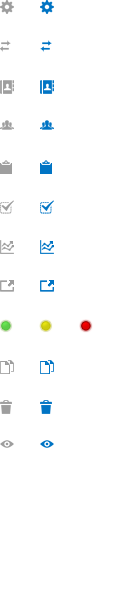
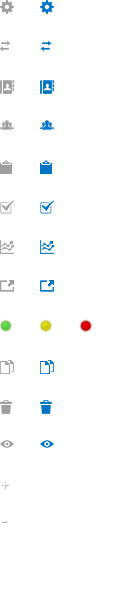
Before/after of a 140 x 600 layered artwork. What changed in the layer stack:
added group "add" with 1 layers above "remove" over <box>1,481,8,488</box>
added layer "+" in group "add" over <box>1,481,8,488</box>
